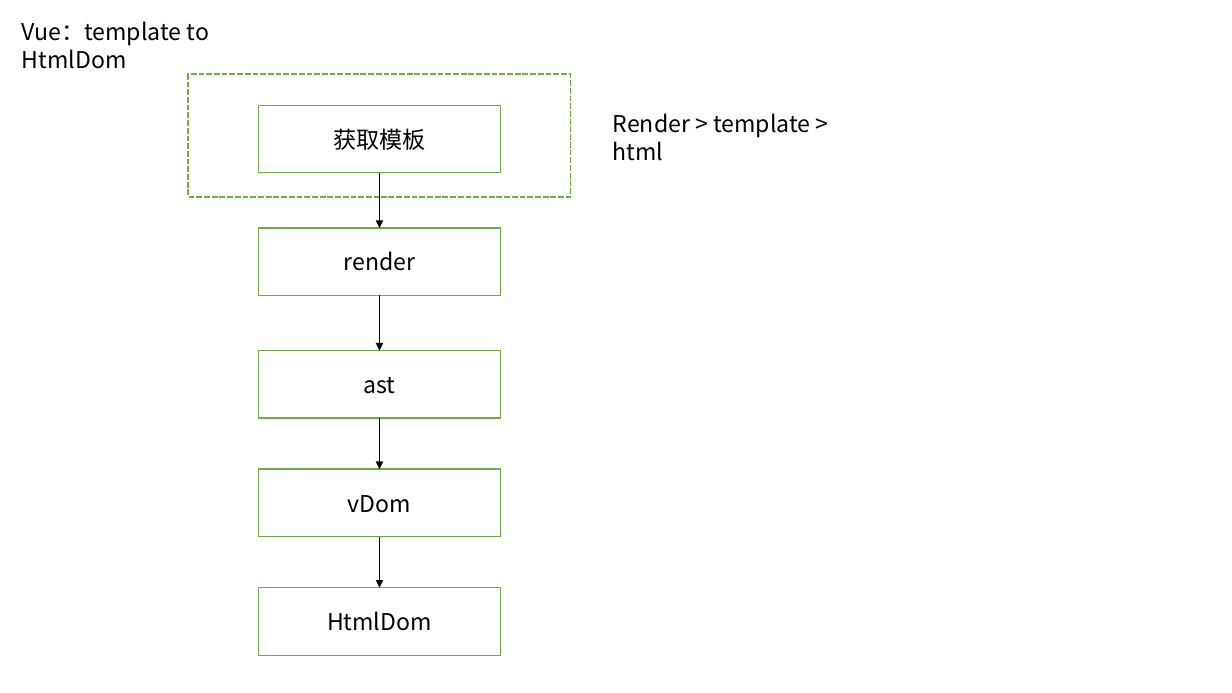
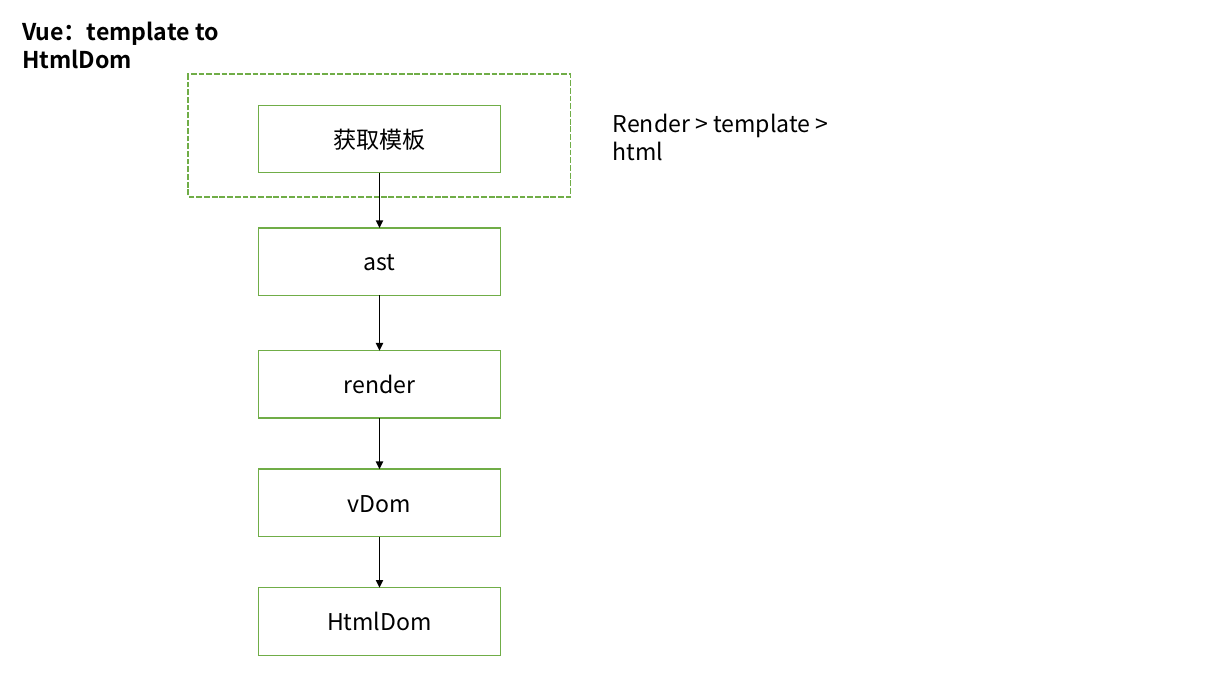
Before and after one commit to Laishuxin/mini-vue-dom, a slide deck: slide 1 of resource/template-dom.pptx. Drawn at 1232x693 pixels with LibreOffice and Linux fonts; fonts in the diff are those of the drawing. Boxes give left, top, right and bottom in pixels: in the first picture for what was removed or moved away, otherwise in the second. Text is boxed around its words. In the diff, an @@ line names an element or a change of style, - is before the commit and + after.

```diff
--- a/resource/template-dom.pptx
+++ b/resource/template-dom.pptx
@@ text "Vue：template to HtmlDom" at [22,21,219,69]: bold on @@
@@ text in rectangle at [363,254,395,271]: text changed @@
-render
+ast
@@ text in rectangle at [344,374,416,394]: text changed @@
-ast
+render
```
Also in this commit, not shown: 1 other slide changed, 12 slides added, 16 other files.
